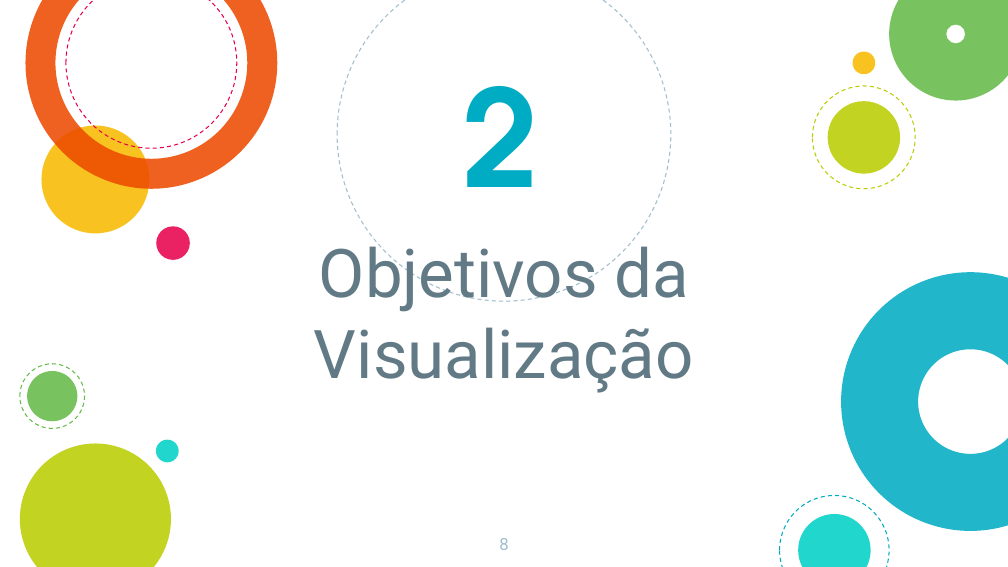
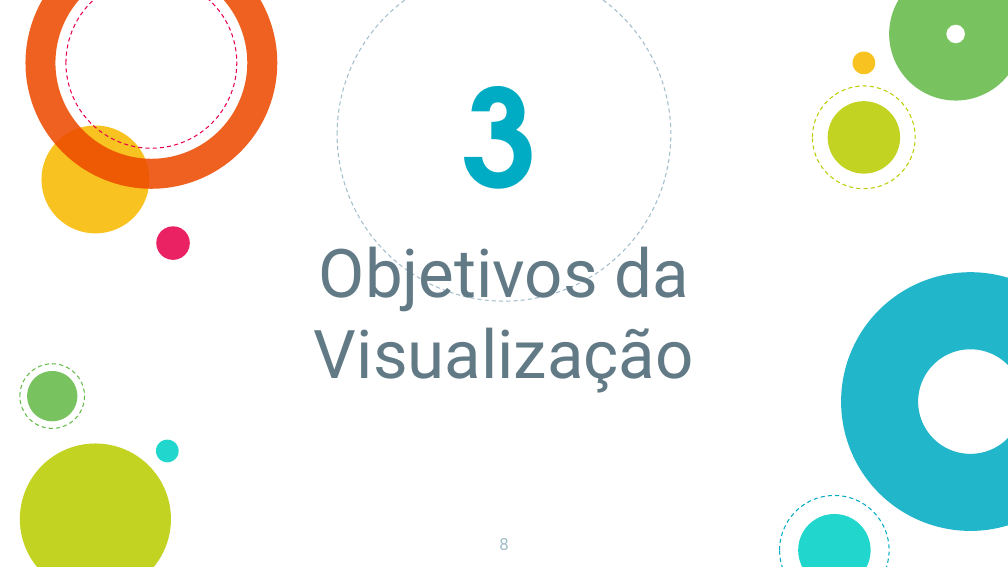
Before and after one commit to GDevigili/happiness_data_vis, a slide deck: slide 8 of presentation.pptx. Drawn at 1008x567 pixels with LibreOffice and Linux fonts; fonts in the diff are those of the drawing. Boxes give left, top, right and bottom in pixels: in the first picture for what was removed or moved away, otherwise in the second. Text is boxed around its words. In the diff, an @@ line names an element or a change of style, - is before the commit and + after.

```diff
--- a/presentation.pptx
+++ b/presentation.pptx
@@ text at (463, 86, 538, 189): text changed @@
-2
+3
```
Also in this commit, not shown: 3 other slides changed.
